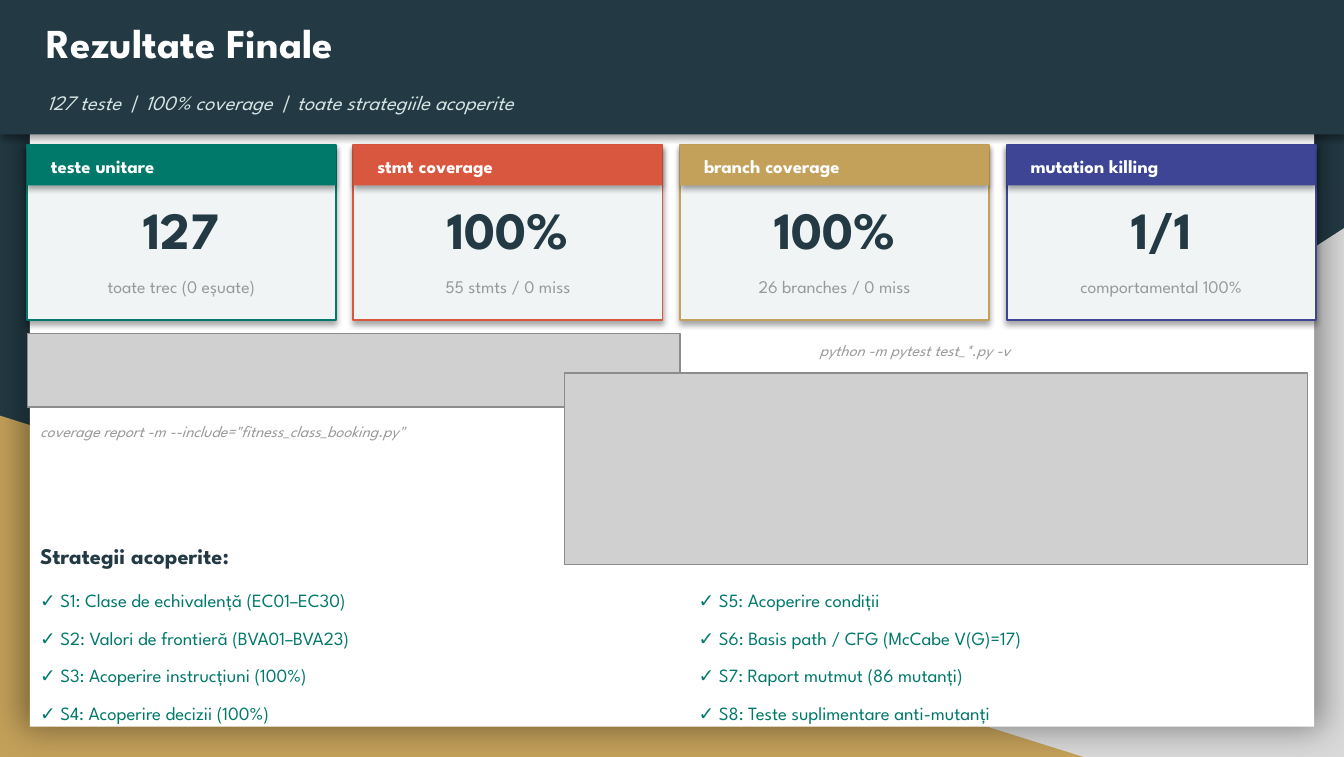
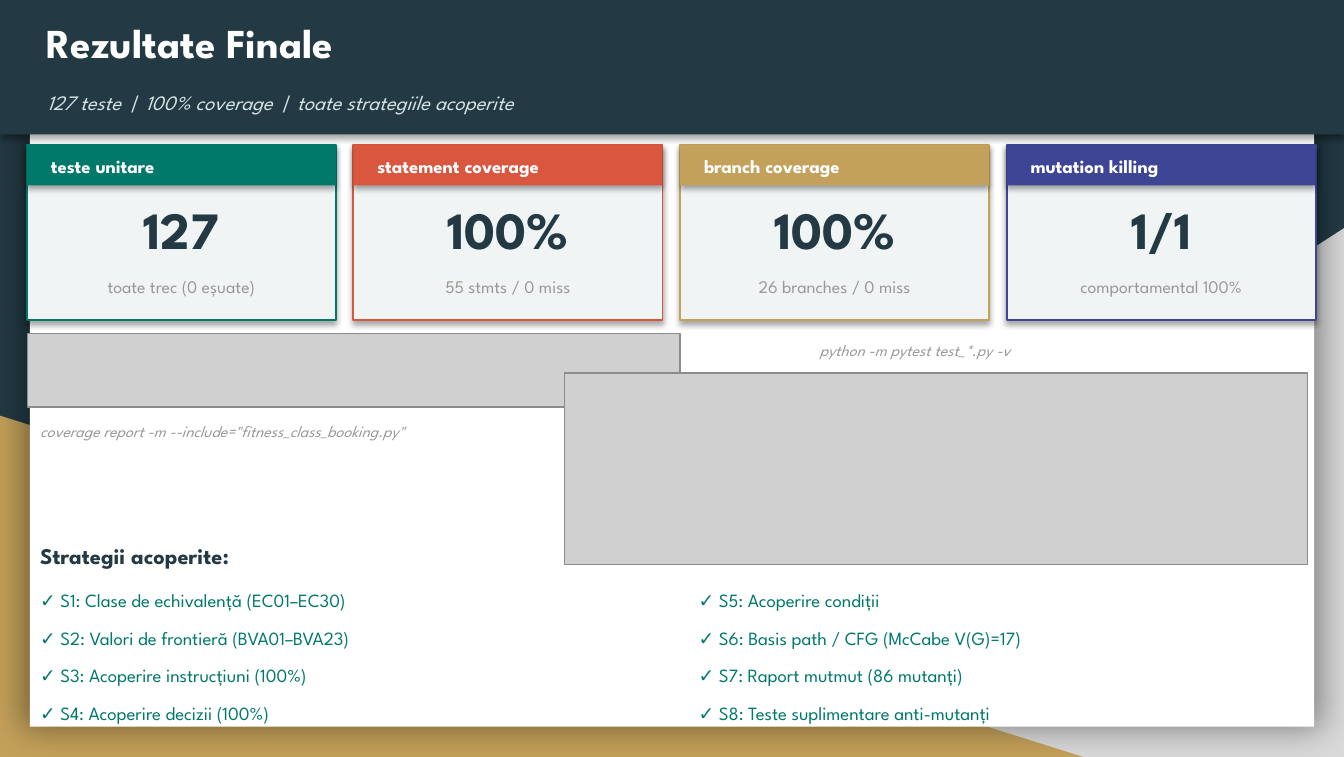
Before and after one commit to denisamihaila/TSS_Proiect, a slide deck: slide 10 of TSS_T1_FitnessClassBooking.pptx. Drawn at 1344x757 pixels with LibreOffice and Linux fonts; fonts in the diff are those of the drawing; grey boxes stand for pictures. Boxes give left, top, right and bottom in pixels: in the first picture for what was removed or moved away, otherwise in the second. Text is boxed around its words. In the diff, an @@ line names an element or a change of style, - is before the commit and + after.

```diff
--- a/TSS_T1_FitnessClassBooking.pptx
+++ b/TSS_T1_FitnessClassBooking.pptx
@@ text at box(377, 162, 539, 177): text changed @@
-stmt coverage
+statement coverage
```
